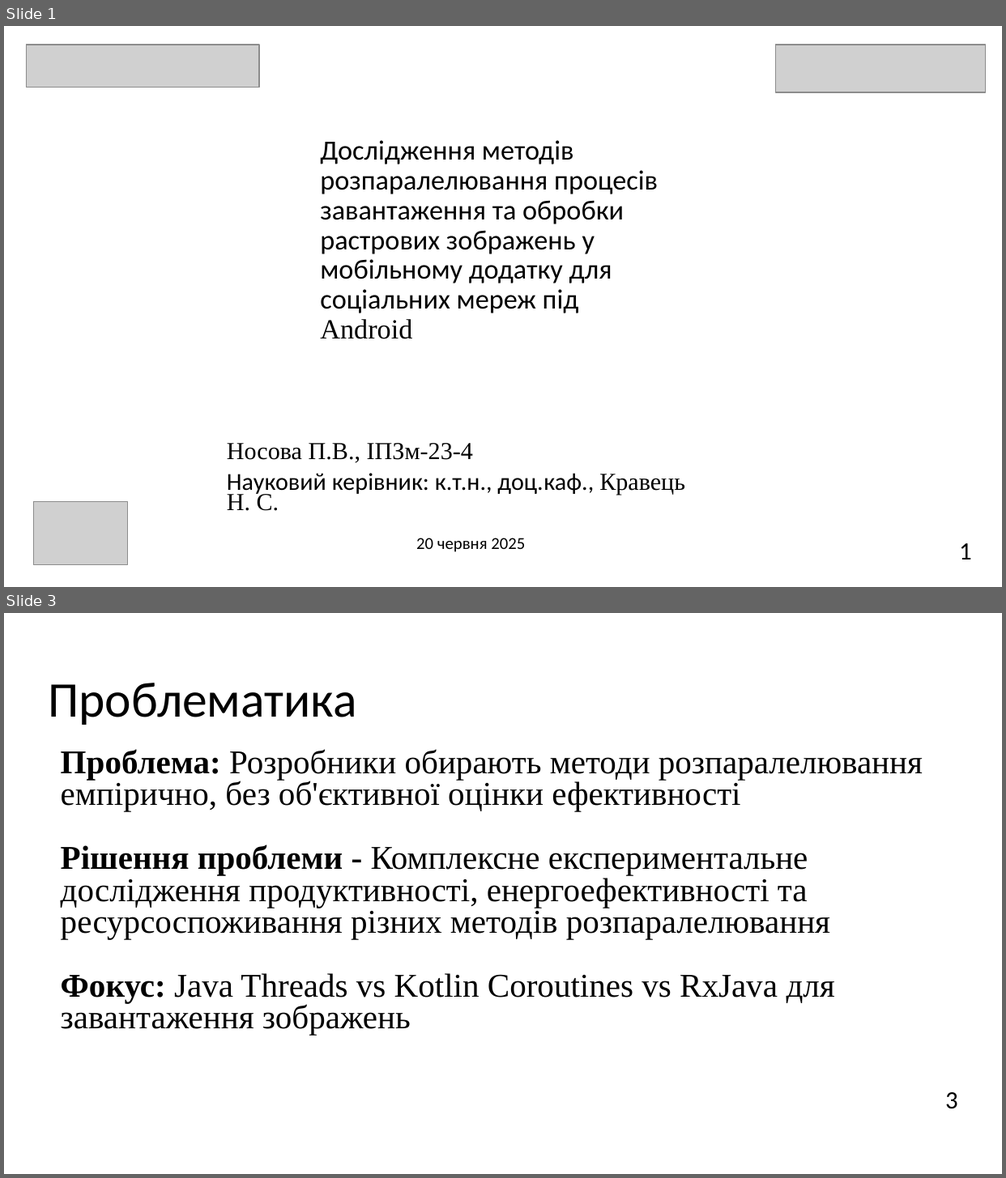
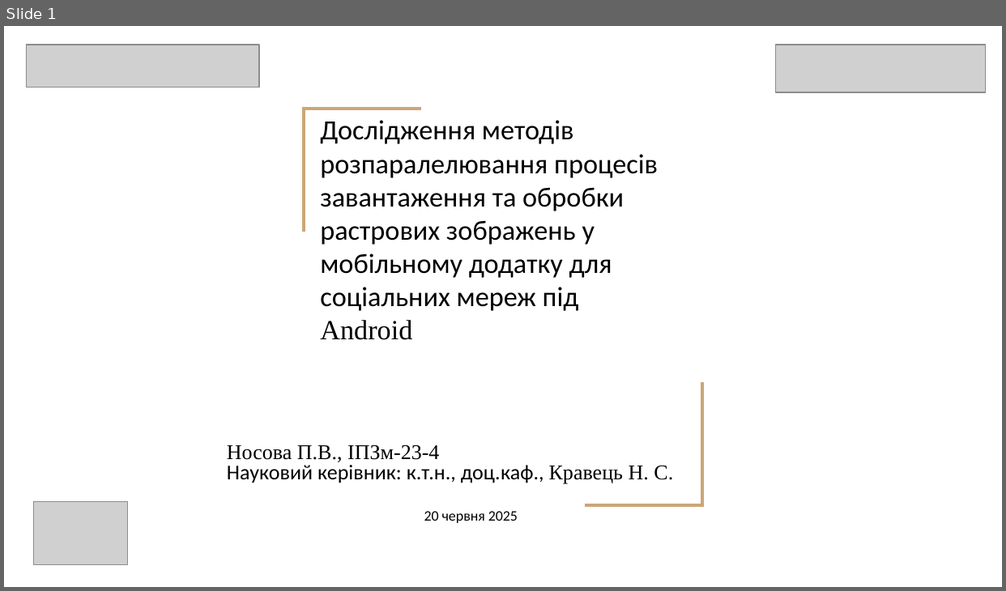
Before and after one commit to polina1836/android-image-processing-test, a slide deck: 2025_М_ПІ_ІПЗ- 23-4_Носова_П_В.pptx. Shown one above the other, each under a label of ours: slides 1 and 3 before the commit, slide 1 after it; the slides between them are not shown. The pictures are 1006x1178 and 1006x591 pixels, drawn with LibreOffice and Linux fonts; fonts in the diff are those of the drawing; grey boxes stand for pictures. Boxes give left, top, right and bottom in pixels: in the first picture for what was removed or moved away, otherwise in the second. Text is boxed around its words. In the diff, an @@ line names an element or a change of style, - is before the commit and + after.

```diff
--- a/2025_М_ПІ_ІПЗ- 23-4_Носова_П_В.pptx
+++ b/2025_М_ПІ_ІПЗ- 23-4_Носова_П_В.pptx
@@ slide 3 removed at [4, 613, 1002, 1174], background #FFFFFF @@
@@ title removed at [48, 683, 357, 725] @@
-Проблематика
@@ text removed at [61, 749, 958, 1110] @@
-Проблема: Розробники обирають методи розпаралелювання емпірично, без об'єктивної оцінки ефективності
-Рішення проблеми - Комплексне експериментальне дослідження продуктивності, енергоефективності та ресурсоспоживання різних методів розпаралелювання
-Фокус: Java Threads vs Kotlin Coroutines vs RxJava для завантаження зображень
-3
@@ slide 1 changed as well @@
@@ freeform shape added at [304, 109, 421, 232], outline #CCA677 2.25 pt @@
@@ title "Дослідження методів розпаралелювання процесів завантаження ..." at [320, 120, 658, 340]: line spacing 0.9 to 1 @@
@@ freeform shape added at [585, 382, 702, 505], outline #CCA677 2.25 pt @@
@@ subtitle "Носова П.В., ІПЗм-23-4" at [227, 445, 673, 523]: size 17.6 to 15.2 pt in "Носова П.В., ІПЗм-23-4", "Науковий керівник: к.т.н., доц.каф., Кравець Н. С."; size 12.1 to 10.4 pt in "20 червня 2025"; line spacing 0.7 to 0.8; less space between paragraphs @@
@@ page number removed at [959, 544, 972, 560] @@
-1
```
Also in this commit, not shown: 7 other slides changed, 4 slides added, 11 other slides removed, 1 other file.
